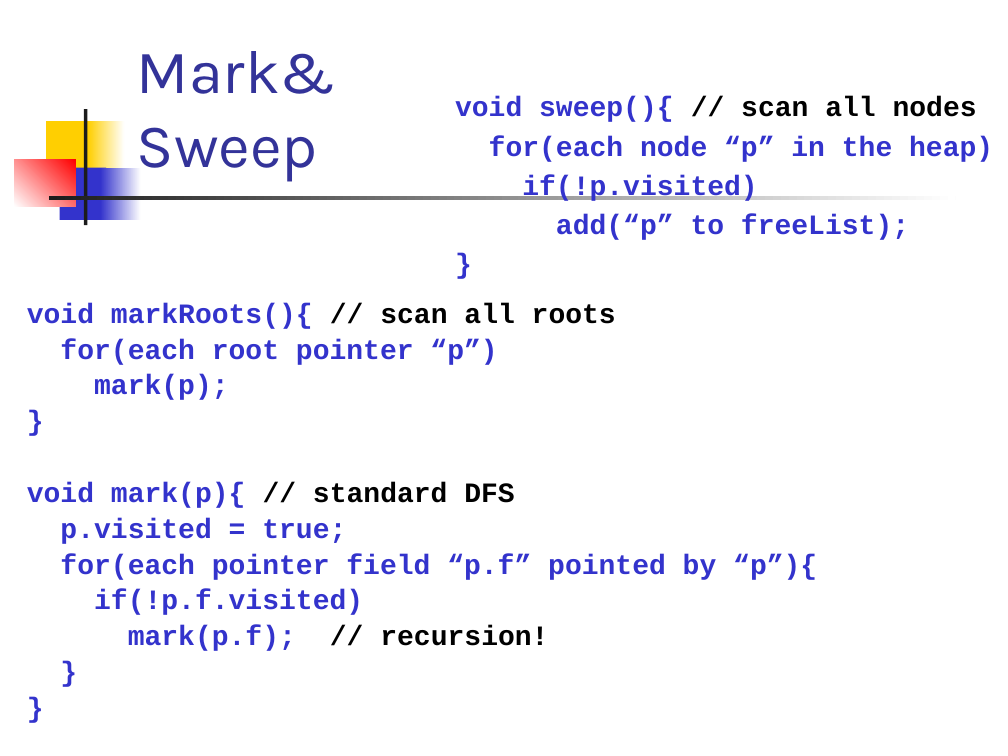
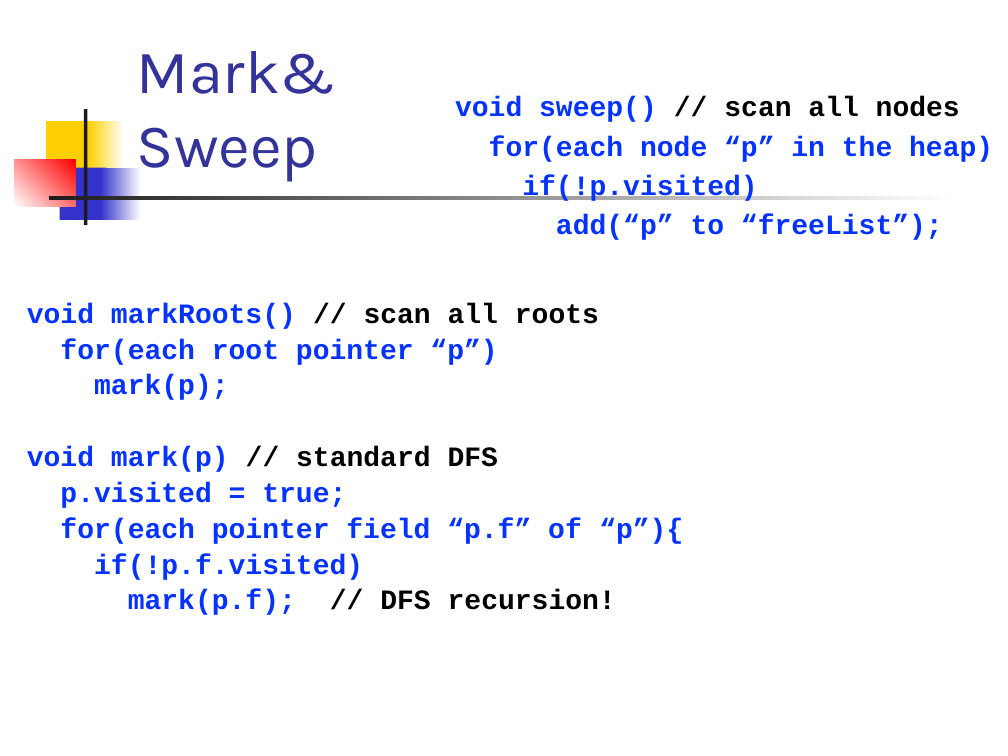
Before and after one commit to csslab-ustc/csslab-ustc.github.io, a slide deck: slide 21 of courses/compiler/slides/lec22-gc.pptx (slide 15 before the commit). Drawn at 1008x756 pixels with LibreOffice and Linux fonts; fonts in the diff are those of the drawing. Boxes give left, top, right and bottom in pixels: in the first picture for what was removed or moved away, otherwise in the second. Text is boxed around its words. In the diff, an @@ line names an element or a change of style, - is before the commit and + after.

```diff
--- a/courses/compiler/slides/lec22-gc.pptx
+++ b/courses/compiler/slides/lec22-gc.pptx
@@ text at (x1=455, y1=97, x2=960, y2=122): text changed @@
-void sweep(){ // scan all nodes
+void sweep() // scan all nodes
@@ text at (x1=489, y1=136, x2=993, y2=201): text colour #3333CC to #0432FF in "for(each node “p” in the heap)", "if(!p.visited)" @@
@@ text at (x1=556, y1=214, x2=943, y2=240): text changed; text colour #3333CC to #0432FF @@
-add(“p” to freeList);
-}
+add(“p” to “freeList”);
@@ text at (x1=27, y1=303, x2=599, y2=329): text changed; text colour #3333CC to #0432FF @@
-void markRoots(){ // scan all roots
+void markRoots() // scan all roots
@@ text at (x1=60, y1=339, x2=497, y2=580): text colour #3333CC to #0432FF in "for(each root pointer “p”)", "mark(p);", "p.visited = true;", "if(!p.f.visited)" @@
@@ text at (x1=27, y1=446, x2=498, y2=472): text changed; text colour #3333CC to #000000 @@
-}
-void mark(p){ // standard DFS
+void mark(p) // standard DFS
@@ text at (x1=60, y1=518, x2=683, y2=544): text changed; text colour #3333CC to #0432FF @@
-for(each pointer field “p.f” pointed by “p”){
+for(each pointer field “p.f” of “p”){
@@ text at (x1=128, y1=590, x2=616, y2=615): text changed; text colour #3333CC to #000000 @@
-mark(p.f); // recursion!
-}
-}
+mark(p.f); // DFS recursion!
```
Also in this commit, not shown: 40 other slides changed, 7 slides added, 1 slide removed, 6 other files.
